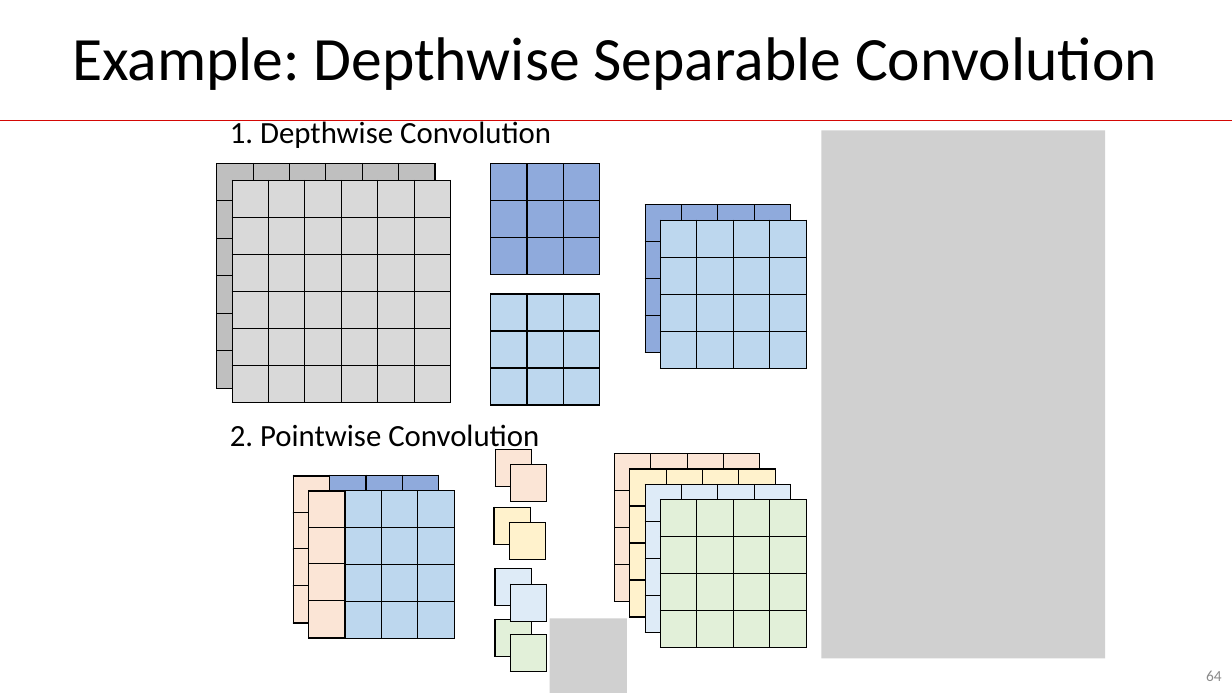
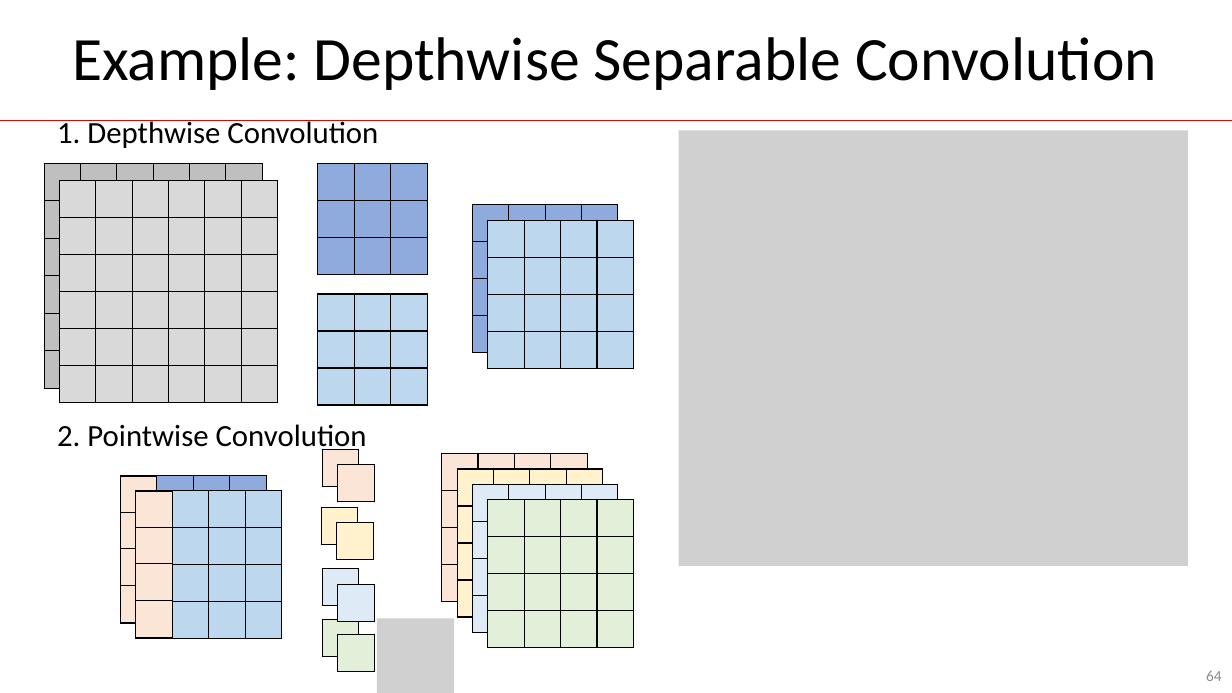
Before and after one commit to guhofstra/CSC144V, a slide deck: slide 64 of PPTs/L3 Convolutional Neural Networks.pptx. Drawn at 1232x693 pixels with LibreOffice and Linux fonts; fonts in the diff are those of the drawing; grey boxes stand for pictures. Boxes give left, top, right and bottom in pixels: in the first picture for what was removed or moved away, otherwise in the second. Text is boxed around its words. In the diff, an @@ line names an element or a change of style, - is before the commit and + after.

```diff
--- a/PPTs/L3 Convolutional Neural Networks.pptx
+++ b/PPTs/L3 Convolutional Neural Networks.pptx
@@ picture: place and size @@
-picture at bbox=[822, 130, 1105, 658]
+picture at bbox=[679, 130, 1189, 566]
@@ 22 tables, 2 texts: place and size @@
-22 tables, 2 texts at bbox=[217, 120, 805, 648]
+22 tables, 2 texts at bbox=[44, 120, 632, 648]
@@ 6 tables: place and size @@
-6 tables at bbox=[494, 449, 546, 672]
+6 tables at bbox=[322, 449, 374, 672]
@@ picture added at bbox=[377, 618, 455, 693] @@
@@ picture removed at bbox=[550, 618, 628, 693] @@
```
Also in this commit, not shown: 1 other slide changed, 3 other files.
